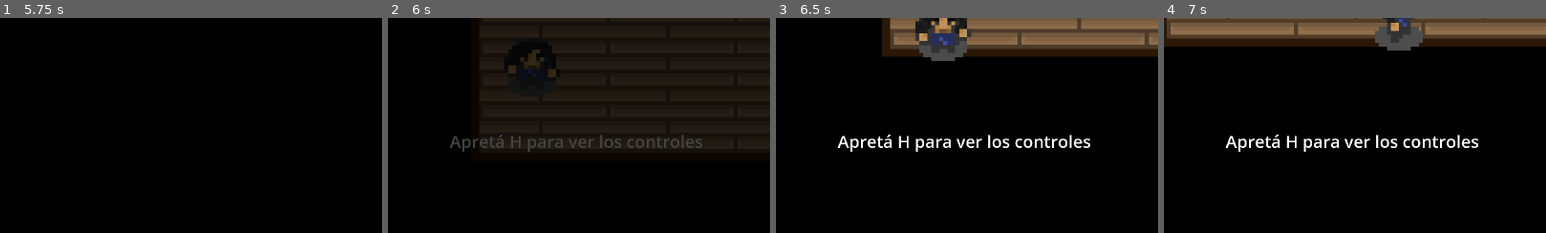
Above: before the commit, frames 1-4 (left to right).
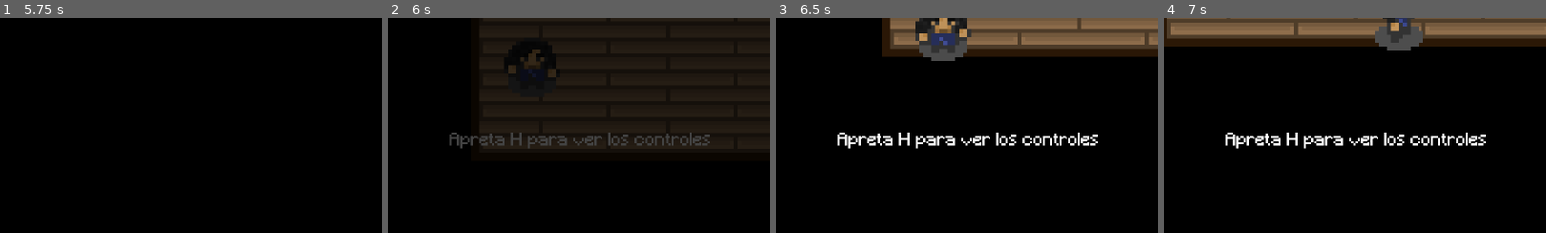
Above: after the commit, the same moments.

Repository: chemebulo/Godot-444Game
Game: Godot game, scene res://scenes/mainmenu.tscn
Same seed, same stepped clock (60 frames per second), same inputs: the game is played once before the commit and once after it.
Inputs (mouse positions are % of the whole screen's width and height, from its top left):
- Up to frame 1 (5.75 s): click (48, 59) at 0.5 s; tap Enter at 1.25, 2.75, 4.25 s; hold D (right) 1.28-2.03 s; hold E (interact) 1.28-2.03 s; tap Space at 2, 3.5, 5 s; hold S (down) 2.03-2.78 s; tap E (interact) at 2.1, 3.6, 5.1 s; hold D (right) 2.78-3.53 s; hold E (interact) 2.78-3.53 s; hold W (up) 3.53-4.28 s; hold E (interact) 4.28-5.03 s; hold A (left) from 4.28 s (still down)
- Up to frame 2 (6 s): release A (left) at 5.78 s; hold S (down) from 5.78 s (still down); hold E (interact) from 5.78 s (still down)
- Up to frame 3 (6.5 s): keep holding S (down); keep holding E (interact)
- Up to frame 4 (7 s): release S (down) at 6.53 s; release E (interact) at 6.53 s; hold D (right) from 6.53 s (still down); tap E (interact) at 6.6 s
The pictures show only the part of the screen within x 28-78%, y 50-100%; the shares and areas given below are measured in that part.

Frame 1 is identical in both runs. In frame 2, 2.0% of the frame differs, in the area x 16-85%, y 53-63%; in frame 3, 2.6%; in frame 4, 2.6%.

Commit message:
Add: Fuentes y mejoras visuales varias

Diff:
--- a/scenes/game.tscn
+++ b/scenes/game.tscn
@@ -1,9 +1,10 @@
-[gd_scene load_steps=18 format=3 uid="uid://curbf3fqvcuw3"]
+[gd_scene load_steps=19 format=3 uid="uid://curbf3fqvcuw3"]
 
 [ext_resource type="Script" uid="uid://dx5vg7vw5auvl" path="res://scritps/game.gd" id="1_lnu2h"]
 [ext_resource type="PackedScene" uid="uid://bee0r1ue2kxhn" path="res://scenes/player.tscn" id="1_uwrxv"]
 [ext_resource type="Script" uid="uid://bpba4rvvx5mbb" path="res://scritps/pausemenu.gd" id="2_yqjtg"]
 [ext_resource type="Script" uid="uid://5dcfuapkebbl" path="res://scritps/hintlabel.gd" id="3_iywne"]
+[ext_resource type="FontFile" uid="uid://di8udoiwmcg6d" path="res://scenes/Minecraft.ttf" id="3_kvpfn"]
 [ext_resource type="Script" uid="uid://dji45yufq1v1k" path="res://scritps/controlspanel.gd" id="3_lbhrr"]
 [ext_resource type="Texture2D" uid="uid://da6rbgrhyp28m" path="res://assets/menu_controles.png" id="4_vtaks"]
 [ext_resource type="Script" uid="uid://vkes644anpd7" path="res://scritps/fade_layer.gd" id="6_p57ef"]
@@ -54,7 +55,9 @@
 offset_bottom = 105.0
 scale = Vector2(0.26569, 0.26569)
 size_flags_horizontal = 4
-text = "Apretá H para ver los controles"
+theme_override_fonts/font = ExtResource("3_kvpfn")
+text = "Apreta H para ver los controles"
+vertical_alignment = 1
 script = ExtResource("3_iywne")
 
 [node name="ControlsPanel" type="Panel" parent="UI"]
@@ -68,6 +71,7 @@
 
 [node name="PauseMenu" type="CanvasLayer" parent="."]
 process_mode = 3
+visible = false
 script = ExtResource("2_yqjtg")
 
 [node name="Control" type="Control" parent="PauseMenu"]
Binary file added: fonts/Minecraft.ttf
Not shown, added: fonts/Minecraft.ttf.import
Binary file added: scenes/Minecraft.ttf
Not shown, added: scenes/Minecraft.ttf.import
